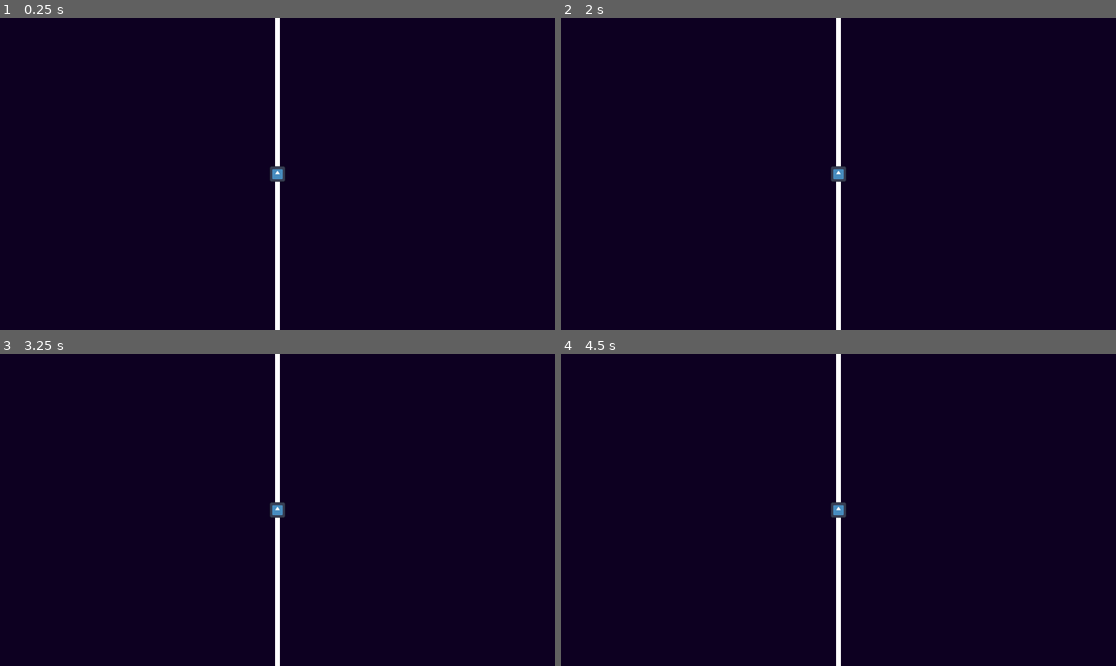
Above: before the commit, frames 1-4 (two rows, left to right).
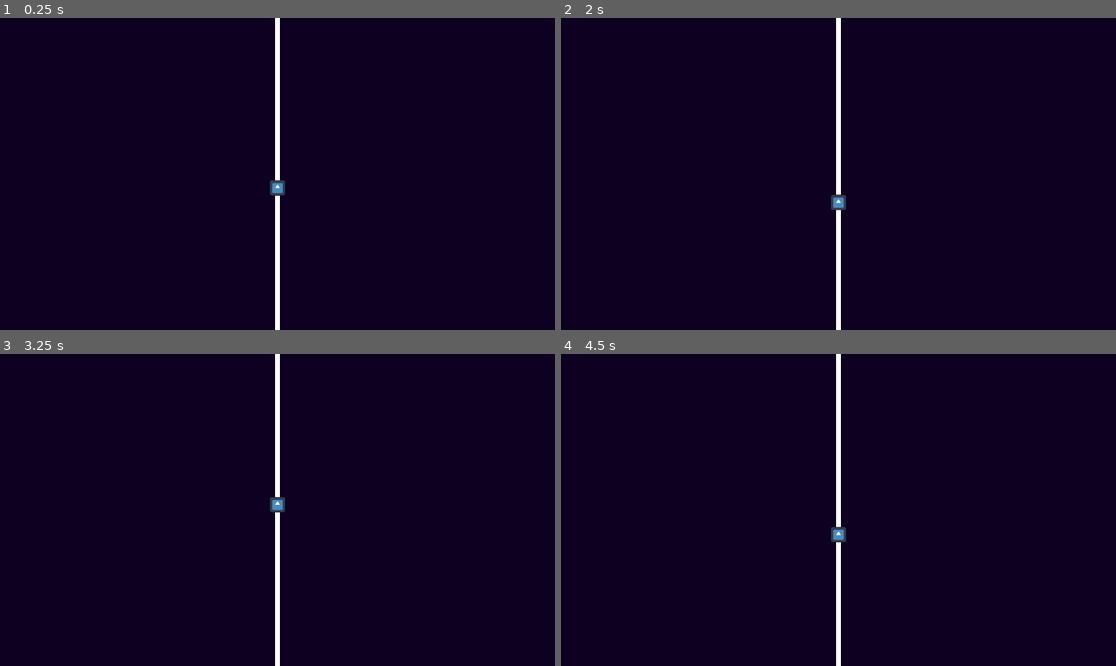
Above: after the commit, the same moments.

Repository: Falkono/Game-Challenge
Game: Godot game, scene res://scenes/game.tscn
Same seed, same stepped clock (60 frames per second), same inputs: the game is played once before the commit and once after it. The engine's default icon, where the game draws it, is replaced by a stand-in: a white triangle on a blue panel in a dark square.
Inputs:
- Up to frame 1 (0.25 s): no input
- Up to frame 2 (2 s): no input
- Up to frame 3 (3.25 s): no input
- Up to frame 4 (4.5 s): no input

The runs differ from the first frame. In frame 1, 0.2% of the frame differs, in the area x 48-52%, y 47-58%; in frame 2, 0.3%, in the area x 48-52%, y 47-62%; in frame 3, 0.1%; in frame 4, 0.3%.

Commit message:
physics thing that i dont understand but works

Diff:
--- a/Pong/scenes/ball.tscn
+++ b/Pong/scenes/ball.tscn
@@ -1,13 +1,19 @@
-[gd_scene load_steps=4 format=3 uid="uid://n4uwmyxejuvg"]
+[gd_scene load_steps=5 format=3 uid="uid://n4uwmyxejuvg"]
 
 [ext_resource type="Script" path="res://scenes/ball.gd" id="1_0poyy"]
 [ext_resource type="Texture2D" uid="uid://d22lb88y7wx54" path="res://sprites/icon.svg" id="1_pmwuu"]
+
+[sub_resource type="PhysicsMaterial" id="PhysicsMaterial_ep282"]
+friction = 0.0
+bounce = 1.0
 
 [sub_resource type="CircleShape2D" id="CircleShape2D_fvh1d"]
 radius = 16.0
 
 [node name="Ball" type="RigidBody2D"]
-gravity_scale = 0.0
+physics_material_override = SubResource("PhysicsMaterial_ep282")
+linear_damp_mode = 1
+angular_damp_mode = 1
 script = ExtResource("1_0poyy")
 
 [node name="Sprite2D" type="Sprite2D" parent="."]
